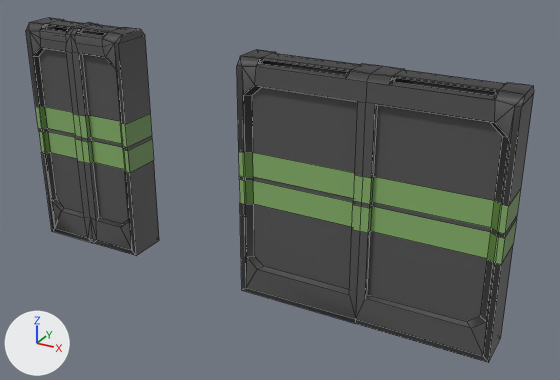
A saved change to the FBX model Assets/Art/Models/Structures/Doors/airlocks classic.fbx.
Before and after are seen from a 50 mm lens placed at (2.34, -4.66, 3.15), pointed at (-0.25, 0.06, 0.79). Arrows for +X, +Y and +Z are at lower left; the lights stay in place. Mesh edges are drawn as thin lines. Vertices at the same position are counted once.

Before the edit, the objects in view are built like this:
```python
ob_airlock_classic_left = bpy.data.objects.new('Airlock Classic Left', me_airlockstandardleft_000)
ob_airlock_classic_left.location = (-2.0, 0.0, 0.0)
ob_airlock_classic_left.rotation_euler = (1.571, 0.0, 0.0)  # degrees (90, 0, 0)
ob_airlock_classic_right = bpy.data.objects.new('Airlock Classic Right', me_airlockstandardright_000)
ob_airlock_classic_right.location = (-2.0, 0.0, 0.0)
ob_airlock_classic_right.rotation_euler = (1.571, 0.0, 0.0)  # degrees (90, 0, 0)
ob_airlock_double_classic_left = bpy.data.objects.new('Airlock Double Classic Left', me_airlockstandardleft_004)
ob_airlock_double_classic_left.location = (0.0, 0.0, 0.0)
ob_airlock_double_classic_left.rotation_euler = (1.571, 0.0, 0.0)  # degrees (90, 0, 0)
ob_airlock_double_classic_right = bpy.data.objects.new('Airlock Double Classic Right', me_airlockstandardleft)
ob_airlock_double_classic_right.location = (0.0, 0.0, 0.0)
ob_airlock_double_classic_right.rotation_euler = (1.571, 0.0, 0.0)  # degrees (90, 0, 0)
```
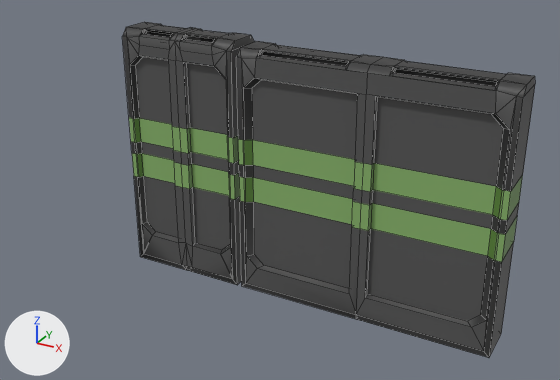
Commit message: fix airlock heights

Pixel boxes [x1, y1, x2, y2] of what changed, in the pictures (560 x 380 px):
'Airlock Double Classic Right', reshaped, turned
    before: [356, 66, 534, 363]
    after: [356, 57, 535, 358]
'Airlock Double Classic Left', reshaped, turned
    before: [237, 49, 382, 324]
    after: [236, 41, 383, 319]
'Airlock Classic Right', reshaped, moved, turned
    before: [70, 23, 159, 256]
    after: [175, 28, 254, 285]
'Airlock Classic Left', reshaped, moved, turned
    before: [26, 18, 93, 243]
    after: [122, 22, 195, 270]

Diff of the bpy script that builds the scene:
```diff
--- a/Assets/Art/Models/Structures/Doors/airlocks classic.fbx.py
+++ b/Assets/Art/Models/Structures/Doors/airlocks classic.fbx.py
@@ me_airlockstandardleft_000 @@
 # used by ob_airlock_classic_left; location = (-2.0, 0.0, 0.0); rotation_euler = (1.571, 0.0, 0.0), in degrees (90, 0, 0)
-me_airlockstandardleft_000.from_pydata(...)  # 140 vertices, 149 faces; spans x -0.48..0.0, y 0.0..1.87, z -0.16..0.16
+me_airlockstandardleft_000.from_pydata(...)  # 140 vertices, 149 faces; spans x 0.0..0.48, y 0.0..1.93, z -0.16..0.16
+# me_airlockstandardleft_000 part 1: 140 of 140 vertices moved; they spanned x -0.48..0.0, y 0.0..1.87, z -0.16..0.16 and now span x 0.0..0.48, y 0.0..1.93, z -0.16..0.16; mean shift (0.49, 0.03, 0.0); largest move (-0.48, 1.17, 0.16) -> (0.48, 1.23, -0.16)
 me_airlockstandardleft_000.materials.append(mat_palette05)
@@ me_airlockstandardright_000 @@
 # used by ob_airlock_classic_right; location = (-2.0, 0.0, 0.0); rotation_euler = (1.571, 0.0, 0.0), in degrees (90, 0, 0)
-me_airlockstandardright_000.from_pydata(...)  # 140 vertices, 149 faces; spans x 0.0..0.48, y 0.0..1.87, z -0.16..0.16
+me_airlockstandardright_000.from_pydata(...)  # 140 vertices, 149 faces; spans x -0.48..0.0, y 0.0..1.93, z -0.16..0.16
+# me_airlockstandardright_000 part 2: 140 of 140 vertices moved; they spanned x 0.0..0.48, y 0.0..1.87, z -0.16..0.16 and now span x -0.48..0.0, y 0.0..1.93, z -0.16..0.16; mean shift (-0.49, 0.03, 0.0); largest move (0.48, 1.17, -0.16) -> (-0.48, 1.23, 0.16)
 me_airlockstandardright_000.materials.append(mat_palette05)
@@ me_airlockstandardleft_004 @@
 # used by ob_airlock_double_classic_left; location = (0.0, 0.0, 0.0); rotation_euler = (1.571, 0.0, 0.0), in degrees (90, 0, 0)
-me_airlockstandardleft_004.from_pydata(...)  # 131 vertices, 127 faces; spans x -0.48..1.43, y -0.04..1.83, z -0.16..0.16
+me_airlockstandardleft_004.from_pydata(...)  # 131 vertices, 127 faces; spans x -1.43..0.48, y 0.0..1.89, z -0.16..0.16
+# me_airlockstandardleft_004 part 3: 130 of 131 vertices moved; they spanned x -0.48..0.5, y -0.04..1.83, z -0.16..0.16 and now span x -0.5..0.48, y 0.0..1.89, z -0.16..0.16; mean shift (0.07, 0.05, 0.0); largest move (0.5, 1.13, 0.16) -> (-0.5, 1.23, -0.16)
 me_airlockstandardleft_004.materials.append(mat_palette05)
@@ me_airlockstandardleft @@
 # used by ob_airlock_double_classic_right; location = (0.0, 0.0, 0.0); rotation_euler = (1.571, 0.0, 0.0), in degrees (90, 0, 0)
-me_airlockstandardleft.from_pydata(...)  # 130 vertices, 127 faces; spans x 0.5..1.48, y -0.04..1.83, z -0.16..0.16
+me_airlockstandardleft.from_pydata(...)  # 130 vertices, 127 faces; spans x -1.48..-0.5, y 0.0..1.89, z -0.16..0.16
+# me_airlockstandardleft part 4: 130 of 130 vertices moved; they spanned x 0.5..1.48, y -0.04..1.83, z -0.16..0.16 and now span x -1.48..-0.5, y 0.0..1.89, z -0.16..0.16; mean shift (-2.07, 0.05, 0.0); largest move (1.48, 1.13, 0.16) -> (-1.48, 1.23, -0.16)
 me_airlockstandardleft.materials.append(mat_palette05)
@@ ob_airlock_classic_left @@
 ob_airlock_classic_left = bpy.data.objects.new('Airlock Classic Left', me_airlockstandardleft_000)
-ob_airlock_classic_left.location = (-2.0, 0.0, 0.0)
-ob_airlock_classic_left.rotation_euler = (1.571, 0.0, 0.0)  # degrees (90, 0, 0)
+ob_airlock_classic_left.location = (-1.0, 0.0, 0.0)
+ob_airlock_classic_left.rotation_euler = (1.571, 0.0, -3.142)  # degrees (90, 0, -180)
@@ ob_airlock_classic_right @@
 ob_airlock_classic_right = bpy.data.objects.new('Airlock Classic Right', me_airlockstandardright_000)
-ob_airlock_classic_right.location = (-2.0, 0.0, 0.0)
-ob_airlock_classic_right.rotation_euler = (1.571, 0.0, 0.0)  # degrees (90, 0, 0)
+ob_airlock_classic_right.location = (-1.0, 0.0, 0.0)
+ob_airlock_classic_right.rotation_euler = (1.571, 0.0, -3.142)  # degrees (90, 0, -180)
@@ ob_airlock_double_classic_left @@
 ob_airlock_double_classic_left.location = (0.0, 0.0, 0.0)
-ob_airlock_double_classic_left.rotation_euler = (1.571, 0.0, 0.0)  # degrees (90, 0, 0)
+ob_airlock_double_classic_left.rotation_euler = (1.571, 0.0, -3.142)  # degrees (90, 0, -180)
@@ ob_airlock_double_classic_right @@
 ob_airlock_double_classic_right.location = (0.0, 0.0, 0.0)
-ob_airlock_double_classic_right.rotation_euler = (1.571, 0.0, 0.0)  # degrees (90, 0, 0)
+ob_airlock_double_classic_right.rotation_euler = (1.571, 0.0, -3.142)  # degrees (90, 0, -180)
```
